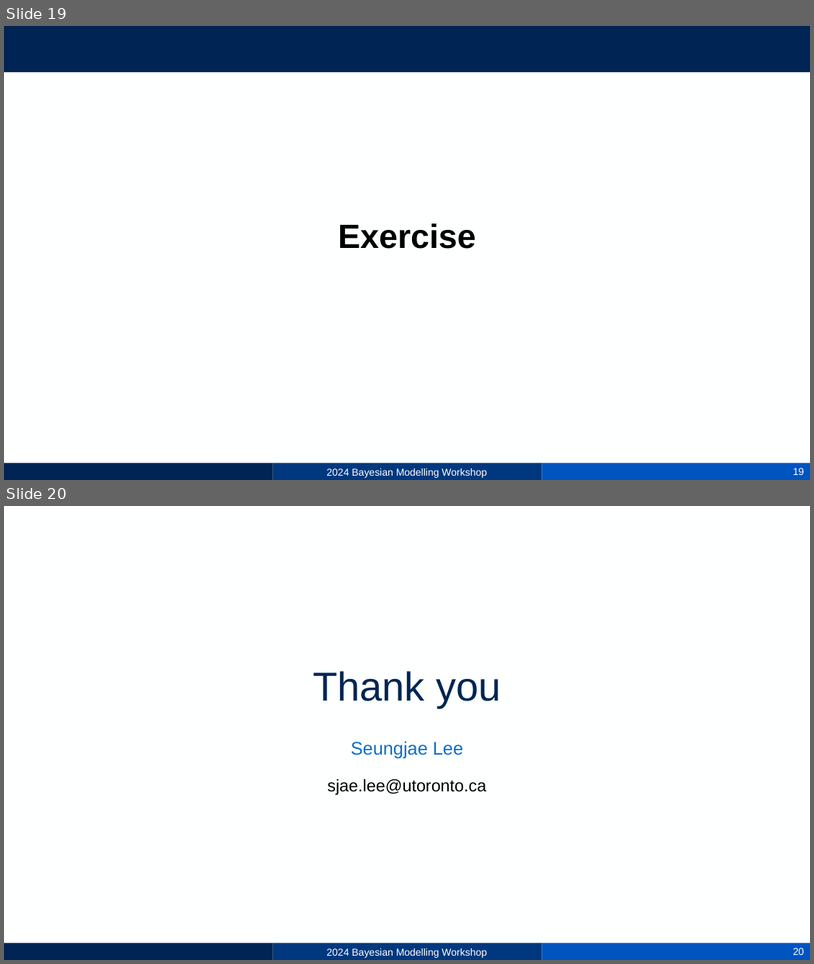
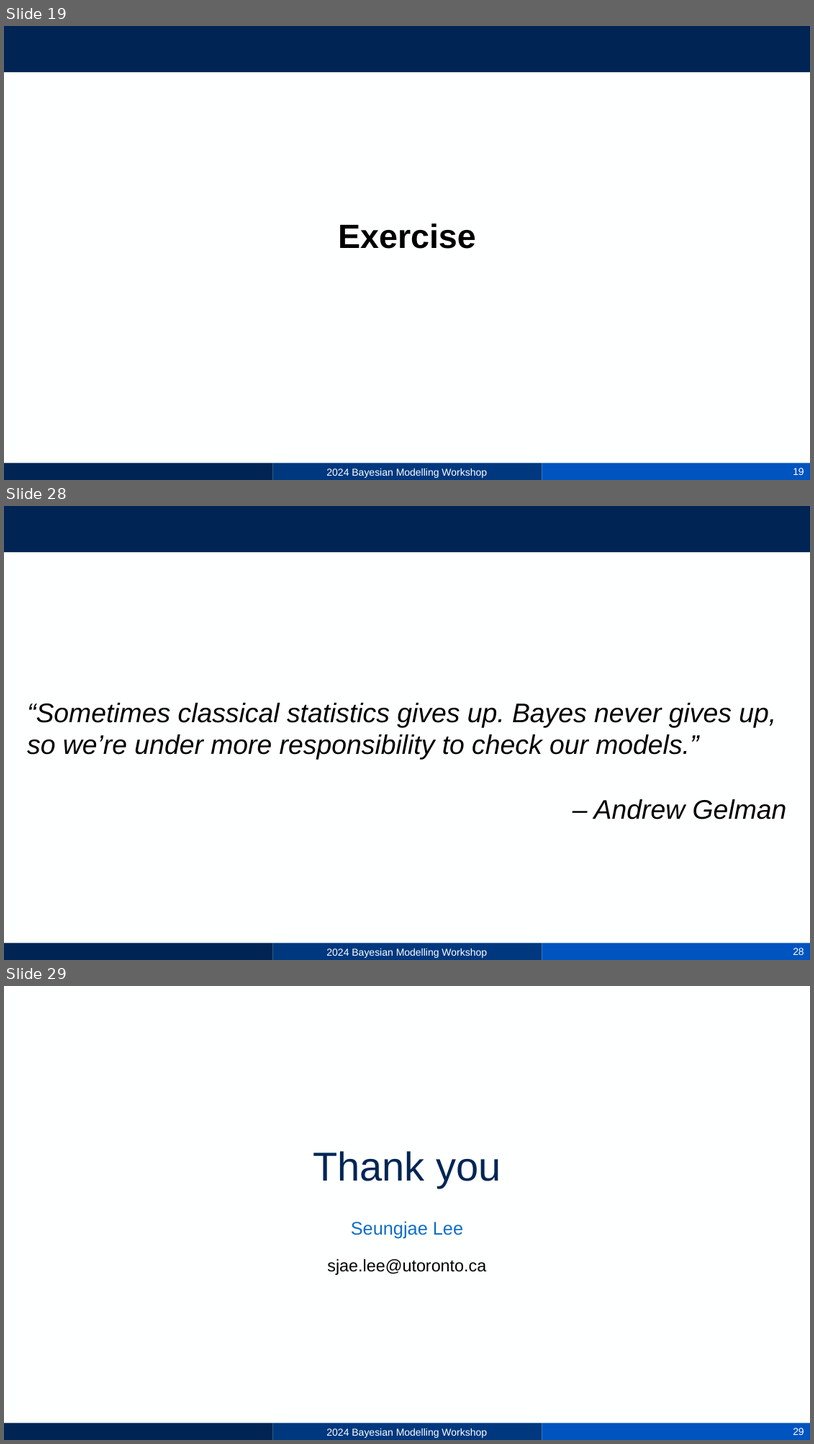
Before and after one commit to sjae-lee/IIB-training, a slide deck: bayesian-modelling/2_Linear regression.pptx. Shown one above the other, each under a label of ours: slides 19 and 20 before the commit, slides 19, 28 and 29 after it; the slides between them are not shown. The pictures are 814x964 and 814x1444 pixels, drawn with LibreOffice and Linux fonts; fonts in the diff are those of the drawing; background and template pictures are left out. Boxes give left, top, right and bottom in pixels: in the first picture for what was removed or moved away, otherwise in the second. Text is boxed around its words. In the diff, an @@ line names an element or a change of style, - is before the commit and + after.

```diff
--- a/bayesian-modelling/2_Linear regression.pptx
+++ b/bayesian-modelling/2_Linear regression.pptx
@@ slide 28 added at (4,506,810,960), background #FEFFFF; not listed: 6 template elements that a slide beside it also shows @@
@@ text added at (27,703,787,819), 32 pt, text #000000, italic @@
+“Sometimes classical statistics gives up. Bayes never gives up, so we’re under more responsibility to check our models.”
+– Andrew Gelman
@@ what was slide 20 is now slide 29 @@
@@ page number at (793,1427,804,1435): text changed @@
-20
+29
```
Also in this commit, not shown: 8 other slides added, 2 other files.
